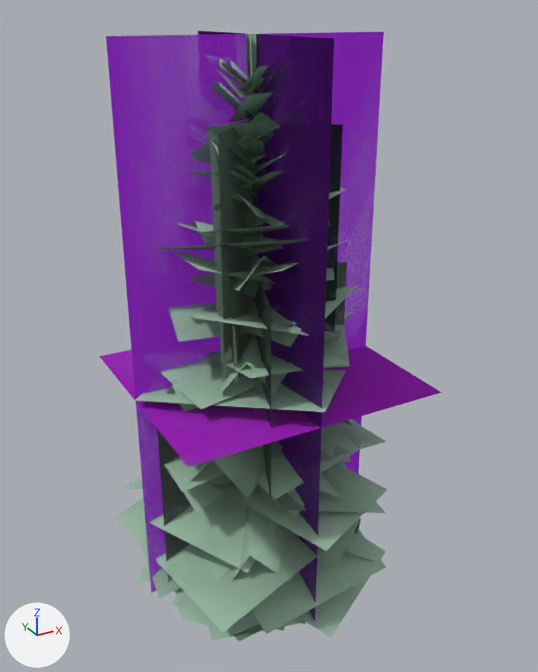
An edit to the glTF model data/models/board/vegetation/pine-slender.glb, drawn before and after from the same camera.
Camera for both pictures: a camera (50 mm lens) standing at (-17.2, -32.9, 31.1) and looking at (0.6, -0.6, 14.9). Arrows for +X, +Y and +Z are at lower left; the lights stay in place. The first picture is the older version. Where no turn or scale is listed for an object, it has been applied to the vertices. Vertices at exactly the same position are counted once.

In view in the first picture: 'pine-slender-lod0.001', 'pine-slender-lod1.001', 'pine-slender-lod2.001', 'pine-slender-lod3.001'.
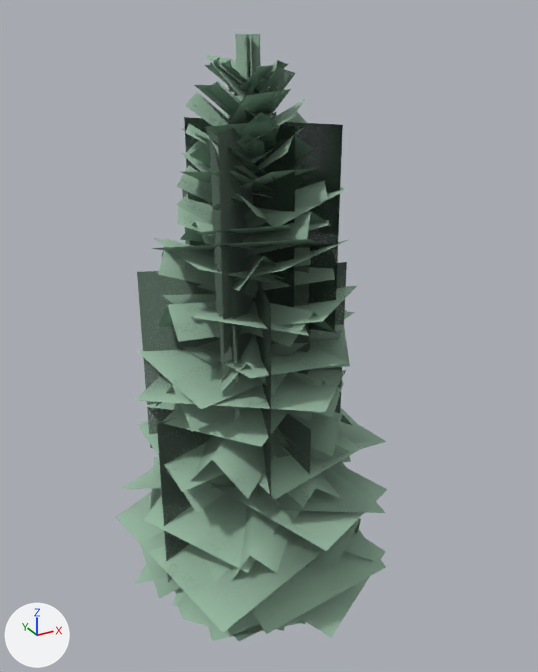
Patch to the scene script:
```diff
--- a/data/models/board/vegetation/pine-slender.glb.py
+++ b/data/models/board/vegetation/pine-slender.glb.py
@@ mat_impostor @@
 n3 = _N.new('ShaderNodeMath'); n3.name = 'Math.001'
 n3.operation = 'LESS_THAN'
+n3.inputs[1].default_value = 0.11  # 'Value'
 n4 = _N.new('ShaderNodeMix'); n4.name = 'Mix'
@@ me_pine_slender_lod3 @@
 # used by ob_pine_slender_lod3_001; location = (0.0, 0.0, 0.0)
-me_pine_slender_lod3.from_pydata(...)  # 12 vertices, 6 faces; spans x -6.9..7.5, y -6.8..6.2, z 0.0..30.0
-me_pine_slender_lod3.vertices[4].co = (0.0, -6.8, 0.0)  # pixel (314, 626)
-me_pine_slender_lod3.vertices[5].co = (0.0, 6.2, 0.0)
-me_pine_slender_lod3.vertices[6].co = (0.0, 6.2, 30.0)  # pixel (197, 30)
-me_pine_slender_lod3.vertices[7].co = (0.0, -6.8, 30.0)  # pixel (334, 38)
-me_pine_slender_lod3.vertices[8].co = (-6.9, -6.8, 12.6)  # pixel (188, 466)
-me_pine_slender_lod3.vertices[9].co = (7.5, -6.8, 12.6)  # pixel (441, 392)
-me_pine_slender_lod3.vertices[10].co = (7.5, 6.2, 12.6)
-me_pine_slender_lod3.vertices[11].co = (-6.9, 6.2, 12.6)  # pixel (99, 356)
+me_pine_slender_lod3.from_pydata(...)  # 12 vertices, 6 faces; spans x -7.2..7.2, y -7.4..6.9, z 0.0..30.0
+# me_pine_slender_lod3 part 1: the loose piece of 4 vertices spanning x -6.9..7.5, y 0.0, z 0.0..30.0 is moved by (-0.3, 0.0, 0.0)
+# me_pine_slender_lod3 part 2
+me_pine_slender_lod3.vertices[4].co = (0.0, -7.4, 0.0)  # pixel (321, 634)
+me_pine_slender_lod3.vertices[5].co = (0.0, 6.9, 0.0)
+me_pine_slender_lod3.vertices[6].co = (0.0, 6.9, 30.0)
+me_pine_slender_lod3.vertices[7].co = (0.0, -7.4, 30.0)
+me_pine_slender_lod3.vertices[8].co = (-7.2, -7.4, 14.4)
+me_pine_slender_lod3.vertices[9].co = (7.2, -7.4, 14.4)
+me_pine_slender_lod3.vertices[10].co = (7.2, 6.9, 14.4)
+me_pine_slender_lod3.vertices[11].co = (-7.2, 6.9, 14.4)
+# me_pine_slender_lod3 part 3: 6 faces centred in x -2.1..2.7, y -2.5..1.9, z 10.0..20.0 are repainted in the vertex colours; the middle colour goes from purple #b719ff to pink #fa2ecb
 me_pine_slender_lod3.materials.append(mat_impostor)
```

What differs and where, as boxes [x1, y1, x2, y2] in the pictures (538 x 672 px; the box of a moved part takes in the faces that stretch with it):
'pine-slender-lod3.001', surface changed, reshaped, recoloured (not visible afterwards): before [99, 31, 442, 620]
part 1 of me_pine_slender_lod3, moved or reshaped (not visible afterwards): before [106, 32, 384, 593]
part 2 of me_pine_slender_lod3, moved or reshaped (not visible afterwards): before [99, 31, 442, 620]
part 3 of me_pine_slender_lod3, recoloured (purple): before [99, 31, 442, 620]
